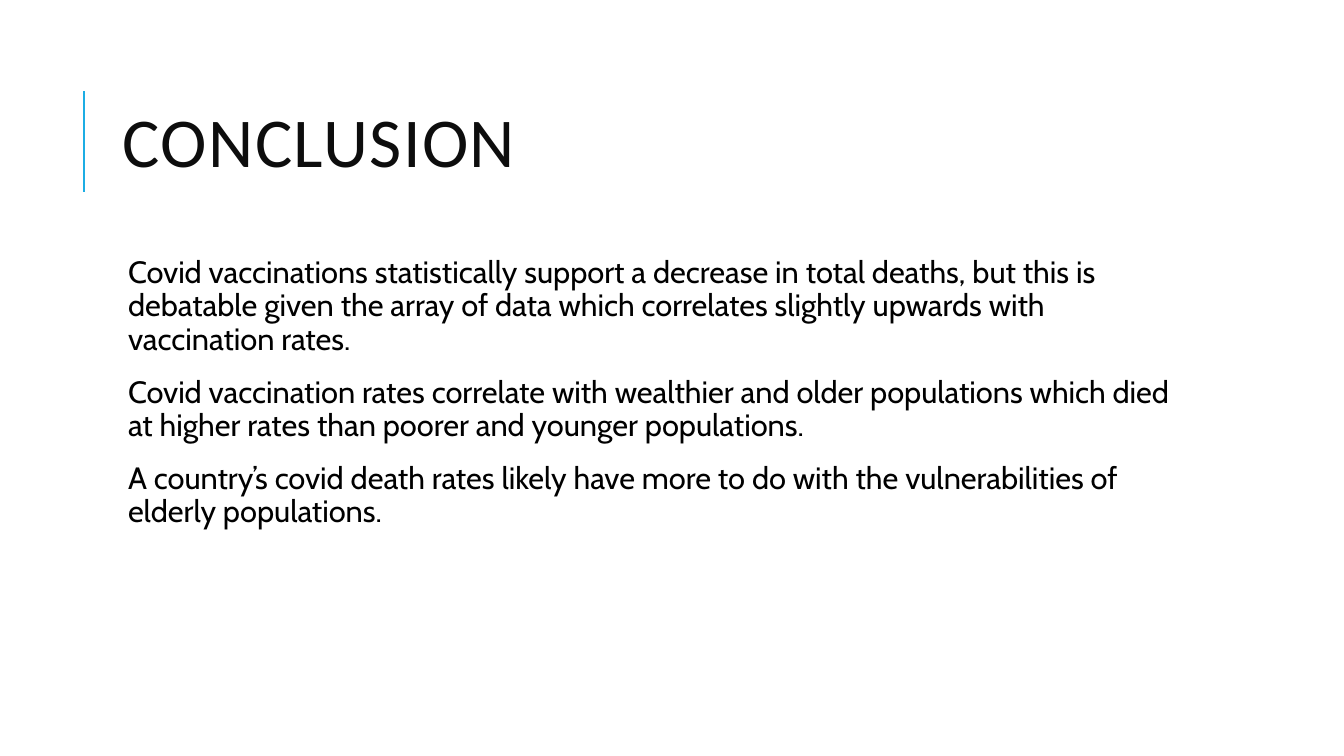
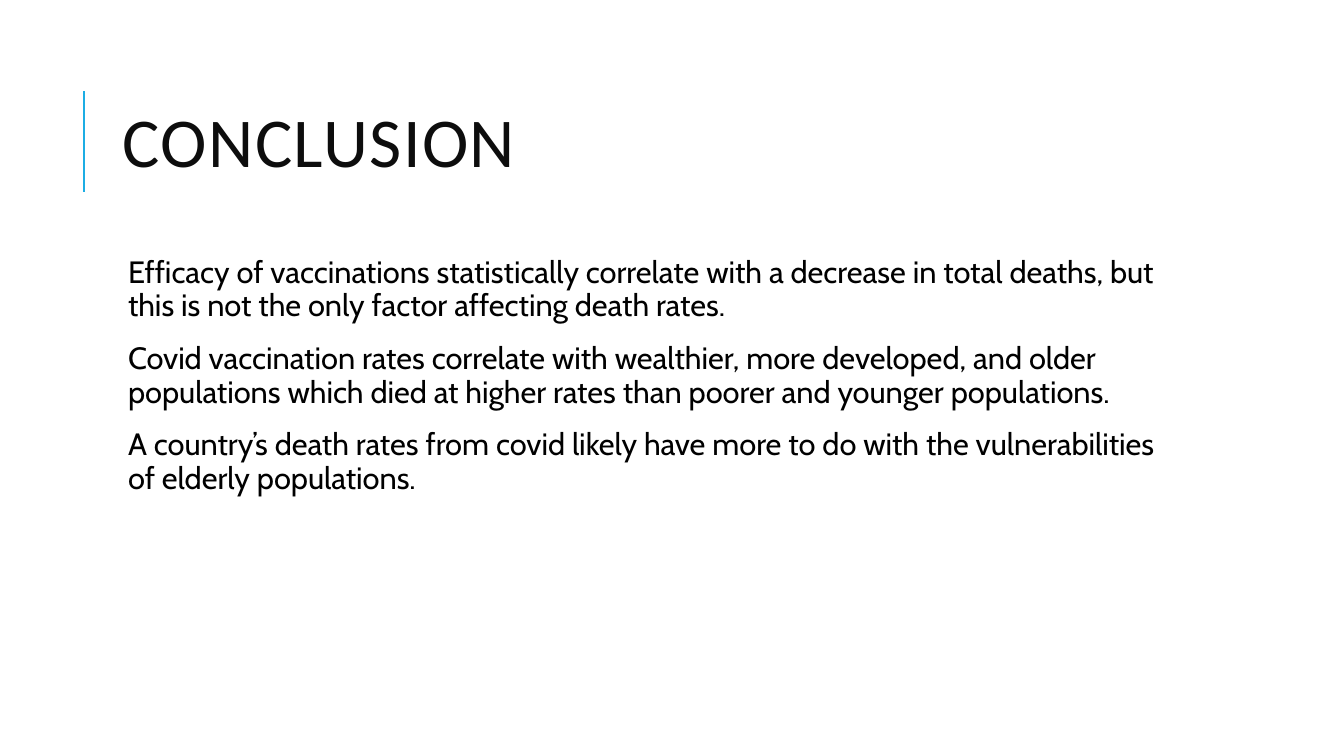
Before and after one commit to tralinde/covid_data_project, a slide deck: slide 12 of ppt/Covid Death Rates.pptx (slide 11 before the commit). Drawn at 1344x756 pixels with LibreOffice and Linux fonts; fonts in the diff are those of the drawing. Boxes give left, top, right and bottom in pixels: in the first picture for what was removed or moved away, otherwise in the second. Text is boxed around its words. In the diff, an @@ line names an element or a change of style, - is before the commit and + after.

Commit message:
Mostly finished powerpoint and set the stage to clean up code and develop py file.

```diff
--- a/ppt/Covid Death Rates.pptx
+++ b/ppt/Covid Death Rates.pptx
@@ text at [128, 260, 1155, 495]: text changed @@
-  Covid vaccinations statistically support a decrease in total deaths, but this is debatable given the array of data which correlates slightly upwards with vaccination rates.
-  Covid vaccination rates correlate with wealthier and older populations which died at higher rates than poorer and younger populations.
-  A country’s covid death rates likely have more to do with the vulnerabilities of elderly populations.
+  Efficacy of vaccinations statistically correlate with a decrease in total deaths, but this is not the only factor affecting death rates.
+  Covid vaccination rates correlate with wealthier, more developed, and older populations which died at higher rates than poorer and younger populations.
+  A country’s death rates from covid likely have more to do with the vulnerabilities of elderly populations.
```
Also in this commit, not shown: 5 other slides changed, 2 slides added, 1 slide removed, 4 other files.
